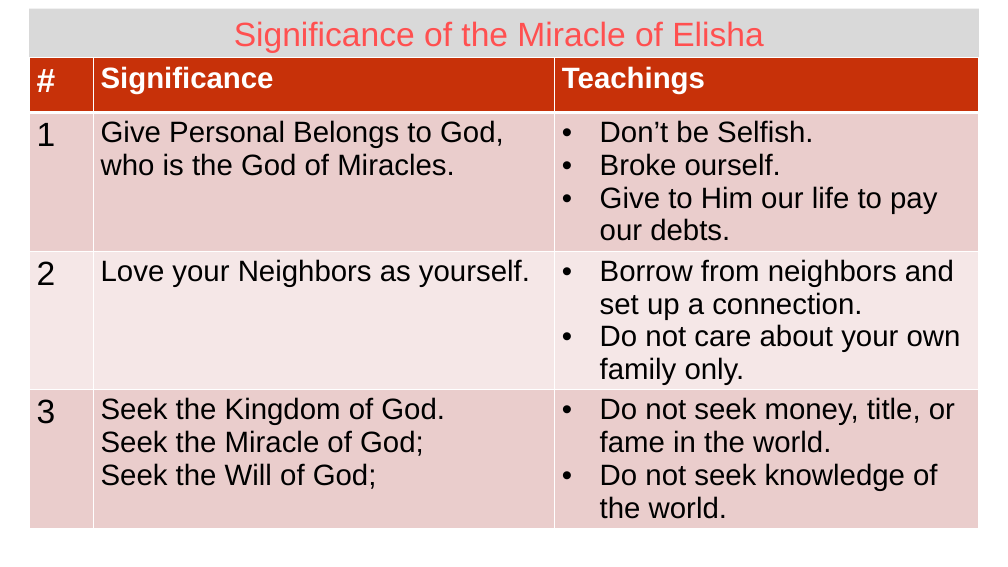
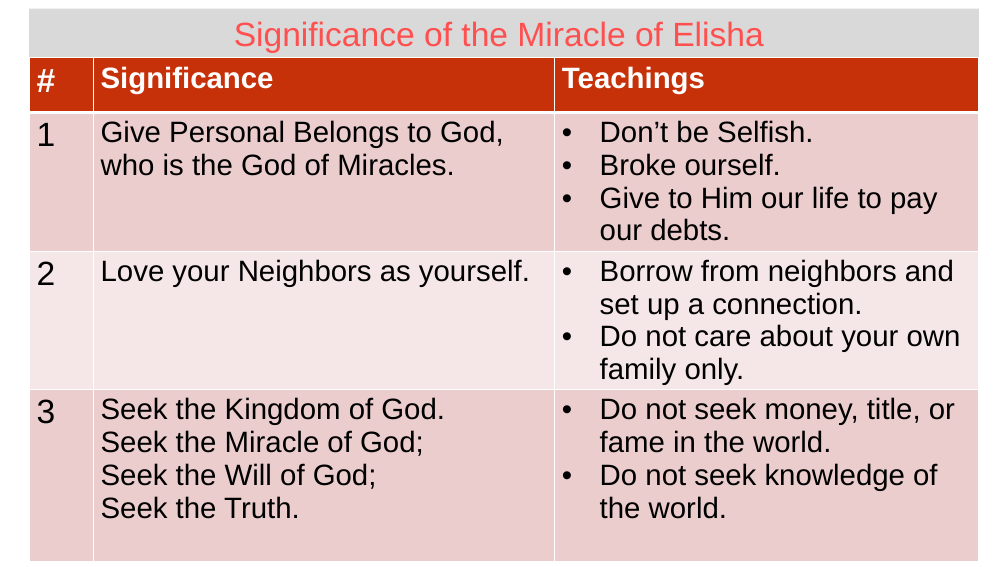
Before and after one commit to wdingbox/accc_2025_pp, a slide deck: slide 6 of work/wk_2Ki4_1_7.pptx. Drawn at 1008x567 pixels with LibreOffice and Linux fonts; fonts in the diff are those of the drawing; background and template pictures are left out. Boxes give left, top, right and bottom in pixels: in the first picture for what was removed or moved away, otherwise in the second. Text is boxed around its words. In the diff, an @@ line names an element or a change of style, - is before the commit and + after.

```diff
--- a/work/wk_2Ki4_1_7.pptx
+++ b/work/wk_2Ki4_1_7.pptx
@@ table at [29, 58, 979, 567] @@
-row 4, column 2: Seek the Kingdom of God. / Seek the Miracle of God; / Seek the Will of God;
+row 4, column 2: Seek the Kingdom of God. / Seek the Miracle of God; / Seek the Will of God; / Seek the Truth.
```
Also in this commit, not shown: 2 slides added, 1 other file.
